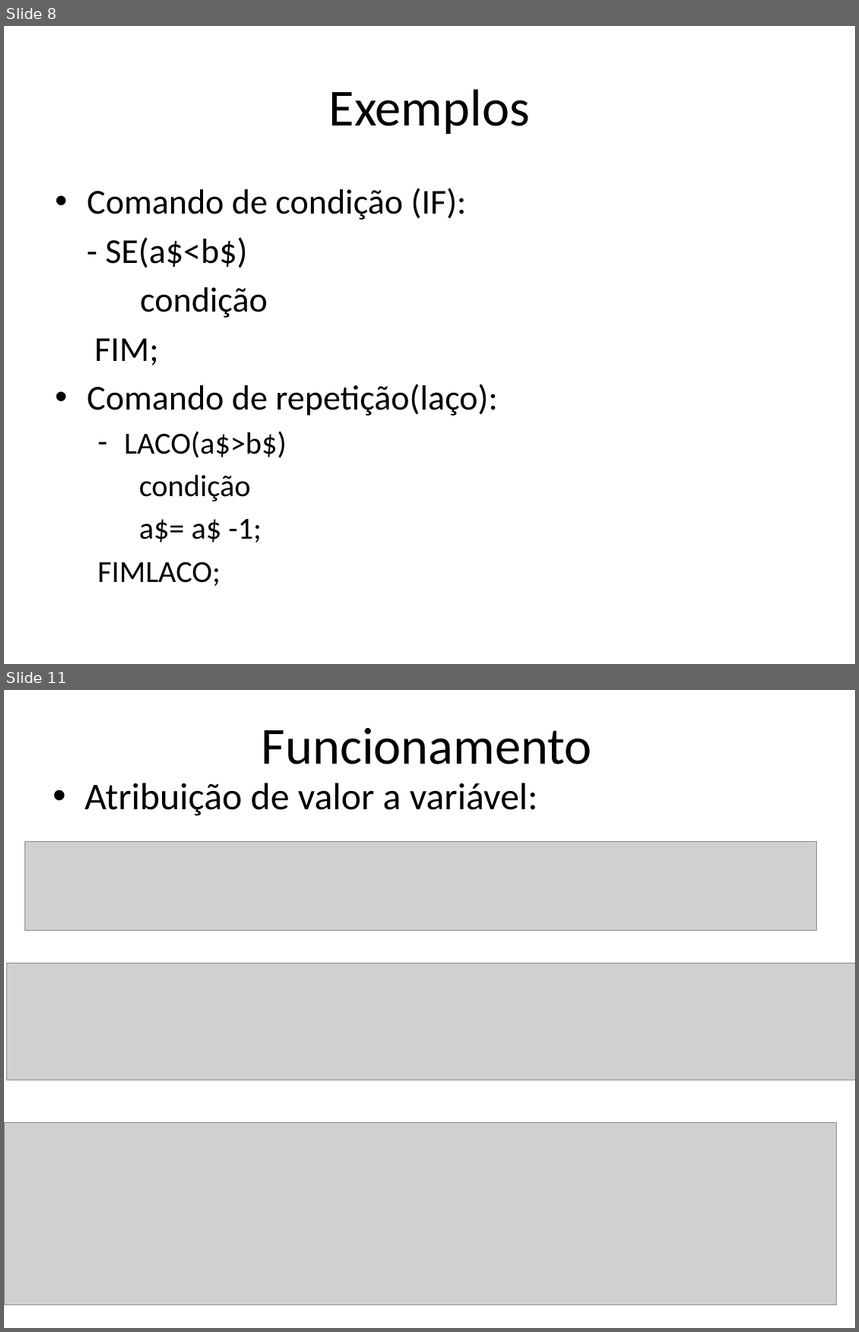
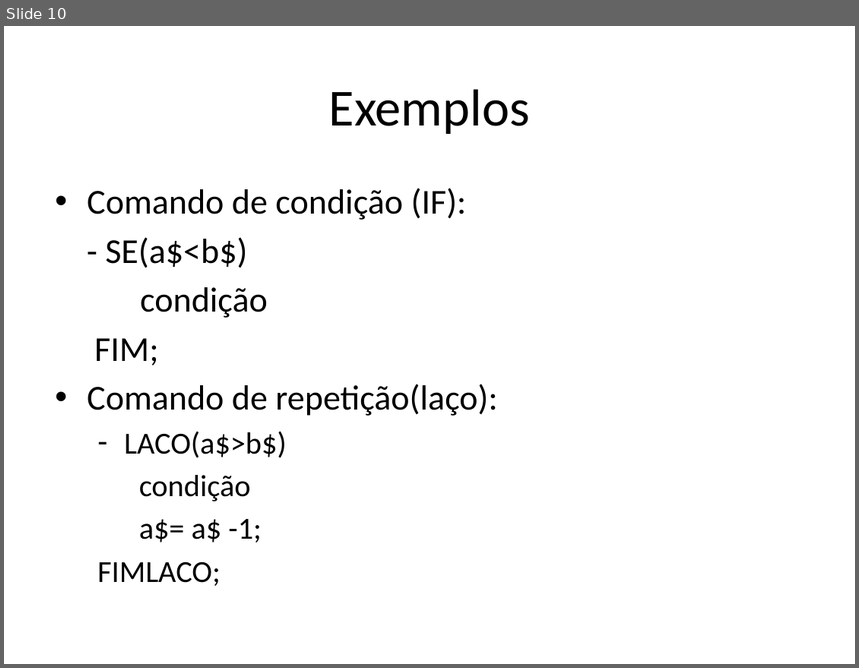
Before and after one commit to Kevinspiller/baidu, a slide deck: Linguagem Baidu.pptx. Shown one above the other, each under a label of ours: slides 8 and 11 before the commit, slide 10 after it; the slides between them are not shown. The pictures are 859x1332 and 859x668 pixels, drawn with LibreOffice and Linux fonts; fonts in the diff are those of the drawing; grey boxes stand for pictures. Boxes give left, top, right and bottom in pixels: in the first picture for what was removed or moved away, otherwise in the second. Text is boxed around its words. In the diff, an @@ line names an element or a change of style, - is before the commit and + after.

```diff
--- a/Linguagem Baidu.pptx
+++ b/Linguagem Baidu.pptx
@@ slide 11 removed at [4,690,855,1328], background #FFFFFF @@
@@ title removed at [262,728,592,764] @@
-Funcionamento
@@ text removed at [85,783,538,816] @@
-• Atribuição de valor a variável:
@@ picture removed at [25,841,817,931] @@
@@ picture removed at [6,964,855,1081] @@
@@ picture removed at [4,1123,836,1306] @@
@@ what was slide 8 is now slide 10 @@
```
Also in this commit, not shown: 1 slide changed, 6 slides added, 14 other slides removed.
